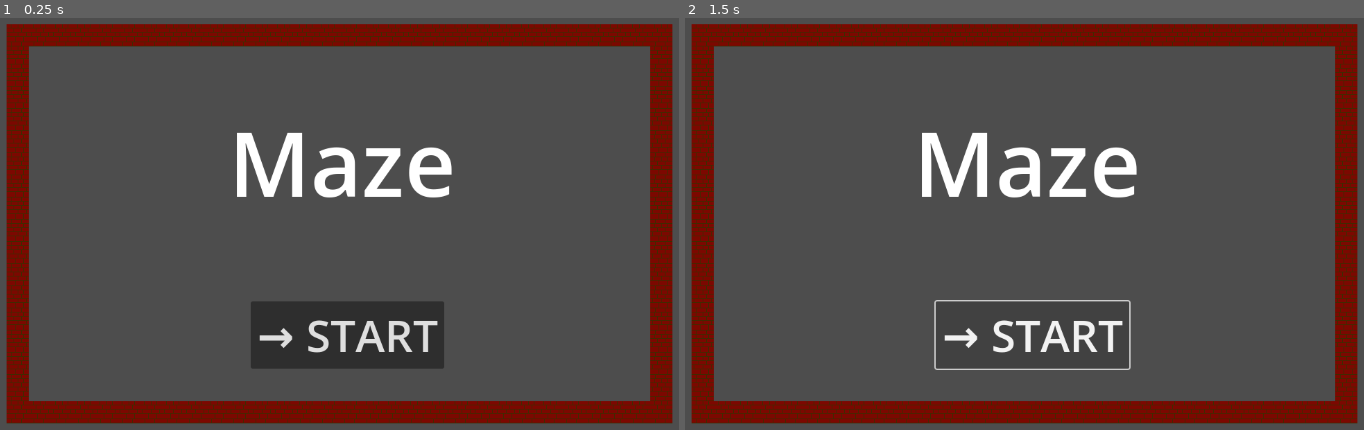
Above: before the commit, frames 1-2 (left to right).
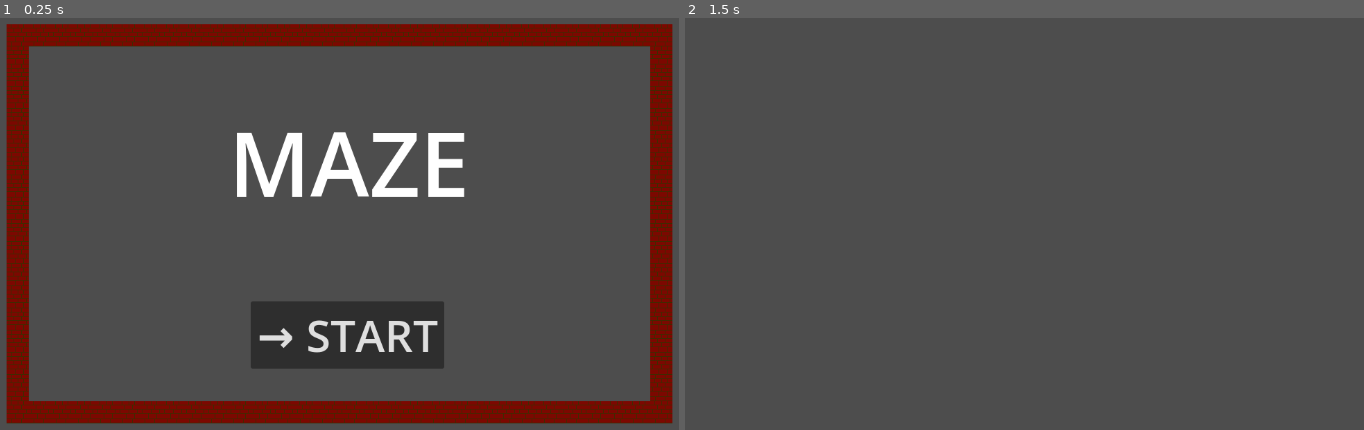
Above: after the commit, the same moments.

Repository: mjXmsdgh/game_gallery
Game: Godot game, scene res://2_game_scene/maze_new/scene/start.tscn
Same seed, same stepped clock (60 frames per second), same inputs: the game is played once before the commit and once after it. This scene is started directly instead of the project's main scene.
Inputs (mouse positions are in pixels of both pictures, inside the frame that each line leads up to):
- Up to frame 1 (0.25 s): no input
- Up to frame 2 (1.5 s): click "→ START" at 0.5 s; click (1031, 335) at 1.25 s, where only the run before the commit has a clickable "→ START"

The runs differ from the first frame. In frame 1, 1.7% of the frame differs, in the area x 45-69%, y 27-44%; in frame 2, 20%, in the area x 0-100%, y 1-99%.

Commit message:
start and main

Diff:
--- a/2_game_scene/maze/3_end/End.tscn
+++ b/2_game_scene/maze/3_end/End.tscn
@@ -3,7 +3,7 @@
 [ext_resource type="TileSet" uid="uid://8wsraksi7ami" path="res://2_game_scene/maze/2_main/maze.tres" id="1_fx2jn"]
 [ext_resource type="Script" path="res://2_game_scene/maze/3_end/clear_time.gd" id="1_g7piu"]
 [ext_resource type="Script" path="res://2_game_scene/maze/3_end/button_go_to_start.gd" id="1_v2r8r"]
-[ext_resource type="PackedScene" uid="uid://f6gjyh54pjlg" path="res://2_game_scene/maze/1_start/start.tscn" id="4_epb1n"]
+
 
 [node name="End" type="Node2D"]
 position = Vector2(0, 1)
@@ -29,6 +29,6 @@
 theme_override_font_sizes/font_size = 30
 text = "→ Start Screen"
 script = ExtResource("1_v2r8r")
-start_scene = ExtResource("4_epb1n")
+
 
 [connection signal="pressed" from="Button_go_to_start" to="Button_go_to_start" method="_on_pressed"]
--- a/2_game_scene/maze_new/scene/main.tscn
+++ b/2_game_scene/maze_new/scene/main.tscn
@@ -1,3 +1,11 @@
 [gd_scene format=3 uid="uid://lgqxogw0ppuj"]
 
 [node name="Main" type="Node2D"]
+
+[node name="Label_timer" type="Label" parent="."]
+offset_right = 40.0
+offset_bottom = 23.0
+
+[node name="BGM" type="AudioStreamPlayer2D" parent="."]
+
+[node name="TileMapLayer" type="TileMapLayer" parent="."]
--- a/2_game_scene/maze_new/scene/start.tscn
+++ b/2_game_scene/maze_new/scene/start.tscn
@@ -1,6 +1,8 @@
-[gd_scene load_steps=2 format=4 uid="uid://be4v37u46ee27"]
+[gd_scene load_steps=4 format=4 uid="uid://be4v37u46ee27"]
 
 [ext_resource type="TileSet" uid="uid://cb7pry0ubjp2t" path="res://2_game_scene/maze_new/asset/new_tile_set.tres" id="1_581jn"]
+[ext_resource type="Script" path="res://2_game_scene/maze_new/script/button_start.gd" id="2_wjoqu"]
+[ext_resource type="PackedScene" uid="uid://lgqxogw0ppuj" path="res://2_game_scene/maze_new/scene/main.tscn" id="3_sfyub"]
 
 [node name="Start" type="Node2D"]
 
@@ -14,7 +16,7 @@
 offset_right = 743.0
 offset_bottom = 335.0
 theme_override_font_sizes/font_size = 128
-text = "Maze"
+text = "MAZE"
 
 [node name="Button_start" type="Button" parent="."]
 offset_left = 448.0
@@ -23,3 +25,7 @@
 offset_bottom = 545.0
 theme_override_font_sizes/font_size = 64
 text = "→ START"
+script = ExtResource("2_wjoqu")
+main_scene = ExtResource("3_sfyub")
+
+[connection signal="pressed" from="Button_start" to="Button_start" method="_on_pressed"]
--- /dev/null
+++ b/2_game_scene/maze_new/scene/sub/goal.tscn
@@ -0,0 +1,26 @@
+[gd_scene load_steps=6 format=3 uid="uid://cbq56n4hkky5t"]
+
+[ext_resource type="Script" path="res://2_game_scene/maze_new/script/goal.gd" id="1_3beba"]
+[ext_resource type="Texture2D" uid="uid://c6vwjyhaechpx" path="res://3_asset/image/flag.png" id="1_ffbbo"]
+[ext_resource type="AudioStream" uid="uid://dolpp8rx2wa3k" path="res://3_asset/sound/fanfare.ogg" id="2_2qihy"]
+[ext_resource type="Script" path="res://2_game_scene/maze_new/script/sound_play.gd" id="3_32lk1"]
+
+[sub_resource type="RectangleShape2D" id="RectangleShape2D_u6ilk"]
+size = Vector2(31.9531, 31.9531)
+
+[node name="Area2D" type="Area2D"]
+script = ExtResource("1_3beba")
+
+[node name="CollisionShape2D" type="CollisionShape2D" parent="."]
+position = Vector2(16, 16)
+shape = SubResource("RectangleShape2D_u6ilk")
+
+[node name="Sprite2D" type="Sprite2D" parent="."]
+position = Vector2(16, 16)
+texture = ExtResource("1_ffbbo")
+
+[node name="sound_goal" type="AudioStreamPlayer2D" parent="."]
+stream = ExtResource("2_2qihy")
+script = ExtResource("3_32lk1")
+
+[connection signal="body_shape_entered" from="." to="." method="_on_body_shape_entered"]
--- /dev/null
+++ b/2_game_scene/maze_new/script/button_start.gd
@@ -0,0 +1,25 @@
+extends Button
+
+@export var main_scene:PackedScene;
+
+# Called when the node enters the scene tree for the first time.
+func _ready() -> void:
+	pass # Replace with function body.
+
+
+# Called every frame. 'delta' is the elapsed time since the previous frame.
+func _process(delta: float) -> void:
+	pass
+
+
+func _on_pressed() -> void:
+
+	# mazeを実体化
+	var main_instance:Node=main_scene.instantiate()
+
+	# 子ノードに追加
+	var root:Node=get_tree().get_root()
+	root.add_child(main_instance)
+
+	# 終わったら開放
+	get_tree().current_scene.queue_free()
--- /dev/null
+++ b/2_game_scene/maze_new/script/goal.gd
@@ -0,0 +1,17 @@
+extends Area2D
+@onready var sound_goal=$sound_goal
+
+# Called when the node enters the scene tree for the first time.
+func _ready() -> void:
+	pass # Replace with function body.
+
+
+# Called every frame. 'delta' is the elapsed time since the previous frame.
+func _process(delta: float) -> void:
+	pass
+
+
+func _on_body_shape_entered(body_rid: RID, body: Node2D, body_shape_index: int, local_shape_index: int) -> void:
+		# playerが接したときにゴール
+	if(body.name=="player"):
+		sound_goal.play_sound()
--- /dev/null
+++ b/2_game_scene/maze_new/script/sound_play.gd
@@ -0,0 +1,15 @@
+extends AudioStreamPlayer2D
+
+
+# Called when the node enters the scene tree for the first time.
+func _ready() -> void:
+	pass # Replace with function body.
+
+
+# Called every frame. 'delta' is the elapsed time since the previous frame.
+func _process(delta: float) -> void:
+	pass
+
+func play_sound():
+	if not playing:
+		play()
Not shown, changed: 3_asset/sound/fanfare.ogg.import
Not shown, added: 3_asset/sound/fan34DA.tmp
